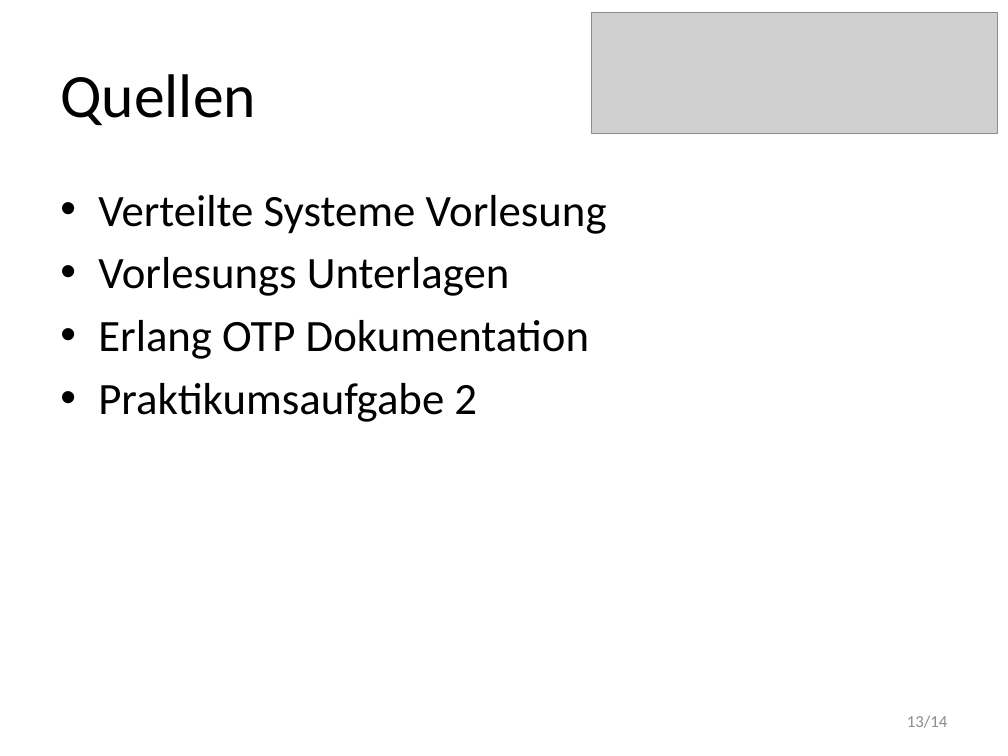
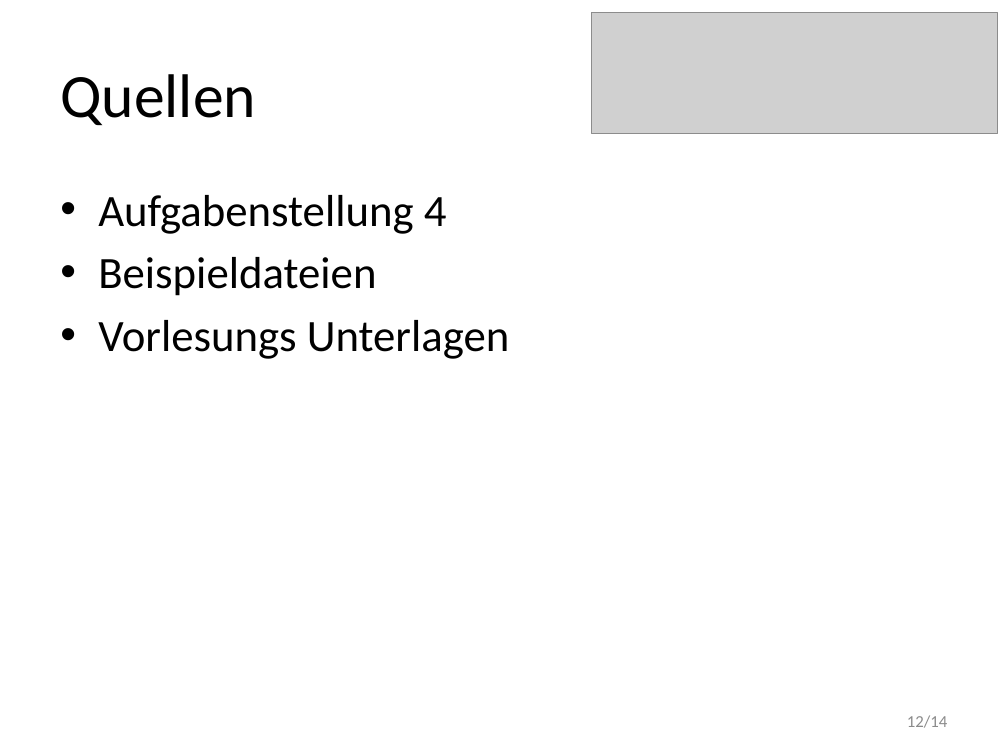
Before and after one commit to HansZimmer5000/TalDerTraenen, a slide deck: slide 12 of A4/VSP4_Mi/Design/Praesentation.pptx (slide 13 before the commit). Drawn at 1008x756 pixels with LibreOffice and Linux fonts; fonts in the diff are those of the drawing; grey boxes stand for pictures. Boxes give left, top, right and bottom in pixels: in the first picture for what was removed or moved away, otherwise in the second. Text is boxed around its words. In the diff, an @@ line names an element or a change of style, - is before the commit and + after.

```diff
--- a/A4/VSP4_Mi/Design/Praesentation.pptx
+++ b/A4/VSP4_Mi/Design/Praesentation.pptx
@@ text at bbox=[98, 195, 447, 296]: text changed @@
-• Verteilte Systeme Vorlesung
+• Aufgabenstellung 4
+• Beispieldateien
@@ text at bbox=[98, 320, 589, 422]: paragraphs removed @@
-• Erlang OTP Dokumentation
-• Praktikumsaufgabe 2
```
Also in this commit, not shown: 3 other slides changed, 9 slides added, 10 slides removed, 2 other files.
